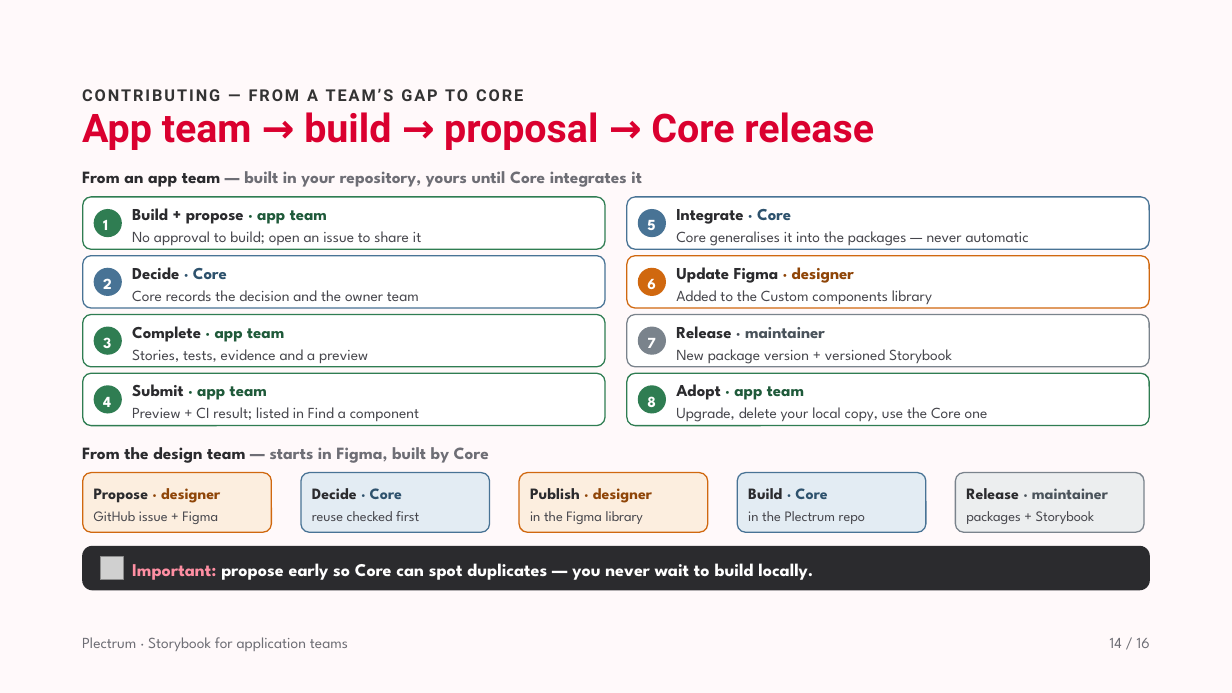
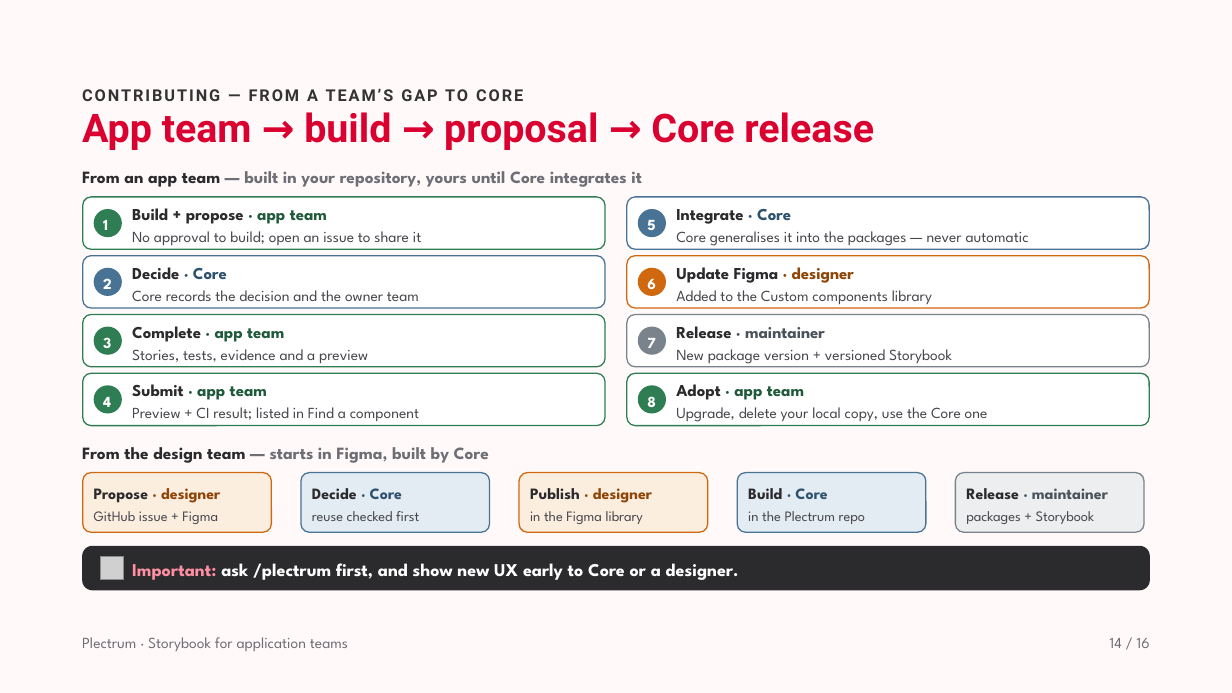
Before and after one commit to solidaris-danielbodigil/solidaris-plectrum, a slide deck: slide 14 of docs/Storybook for application teams.pptx. Drawn at 1232x693 pixels with LibreOffice and Linux fonts; fonts in the diff are those of the drawing; grey boxes stand for pictures; background and template pictures are left out. Boxes give left, top, right and bottom in pixels: in the first picture for what was removed or moved away, otherwise in the second. Text is boxed around its words. In the diff, an @@ line names an element or a change of style, - is before the commit and + after.

```diff
--- a/docs/Storybook for application teams.pptx
+++ b/docs/Storybook for application teams.pptx
@@ text at box(132, 563, 739, 580): text changed @@
-Important: propose early so Core can spot duplicates — you never wait to build locally.
+Important: ask /plectrum first, and show new UX early to Core or a designer.
```
Also in this commit, not shown: 1 other slide changed, 2 other files.
